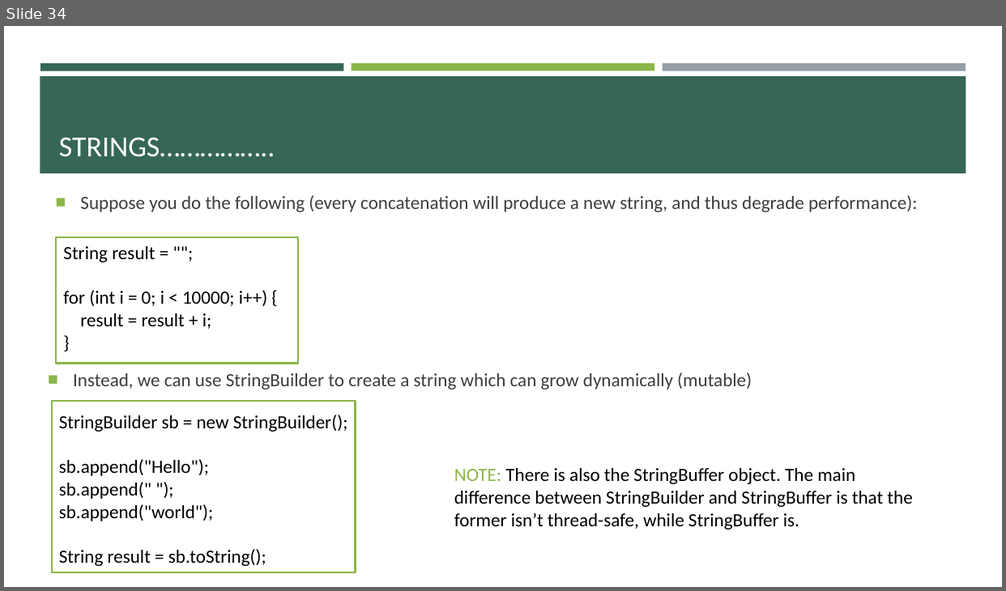
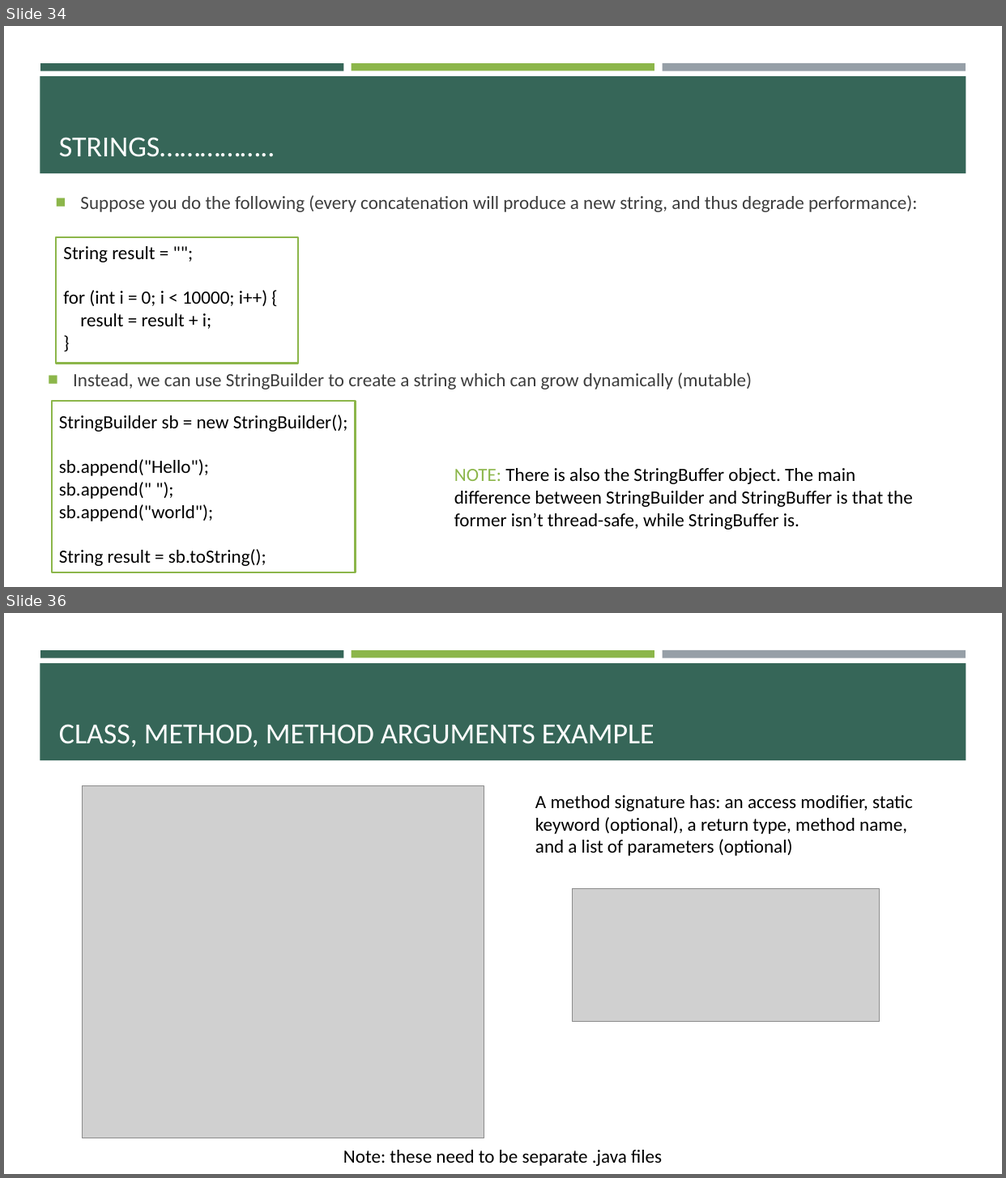
Before and after one commit to e-m-wilson/java-fs, a slide deck: Week_2/Core_Java.pptx. Shown one above the other, each under a label of ours: slide 34 before the commit, slides 34 and 36 after it; the slides between them are not shown. The pictures are 1006x591 and 1006x1178 pixels, drawn with LibreOffice and Linux fonts; fonts in the diff are those of the drawing; grey boxes stand for pictures. Boxes give left, top, right and bottom in pixels: in the first picture for what was removed or moved away, otherwise in the second. Text is boxed around its words. In the diff, an @@ line names an element or a change of style, - is before the commit and + after.

```diff
--- a/Week_2/Core_Java.pptx
+++ b/Week_2/Core_Java.pptx
@@ slide 36 added at (4,613,1002,1174), background #FFFFFF; not listed: 4 template elements that a slide beside it also shows @@
@@ title added at (59,724,654,747), 28 pt, text #FFFFFF @@
+CLASS, METHOD, METHOD ARGUMENTS EXAMPLE
@@ picture added at (83,786,484,1139) @@
@@ text added at (535,795,913,856), 18 pt, text #000000 @@
+A method signature has: an access modifier, static keyword (optional), a return type, method name, and a list of parameters (optional)
@@ picture added at (573,888,879,1022) @@
@@ text added at (343,1150,662,1166), 18 pt, text #000000 @@
+Note: these need to be separate .java files
```
Also in this commit, not shown: 12 other slides added, 6 other files.
